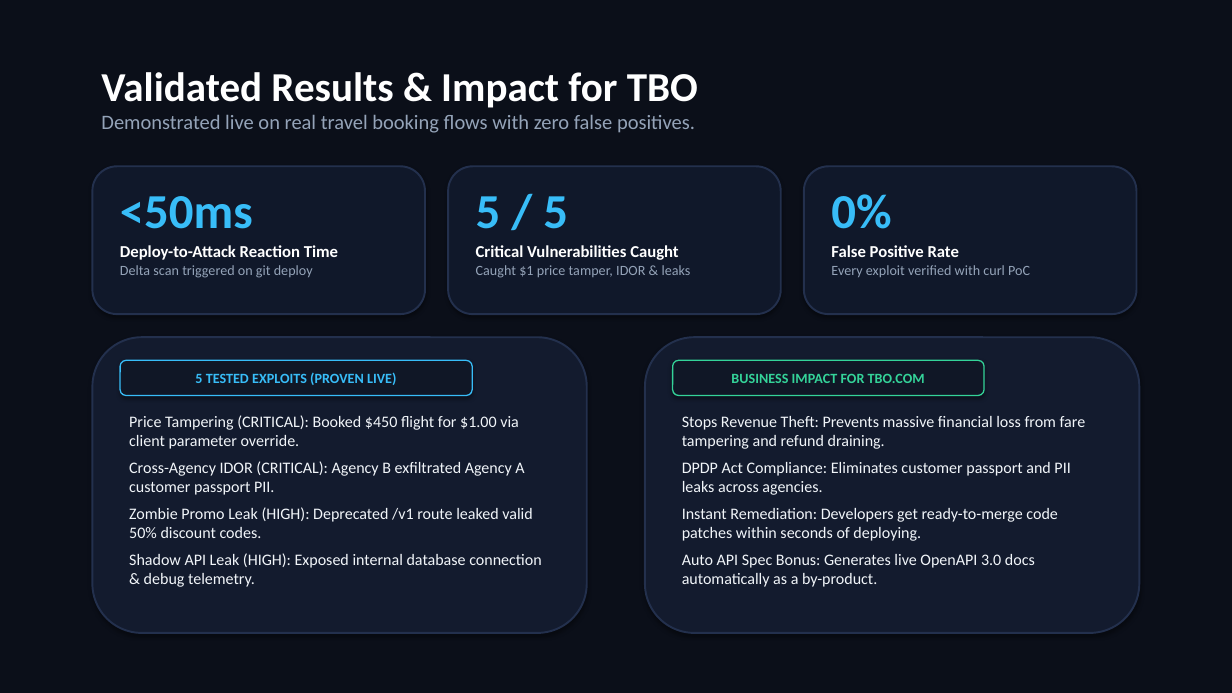
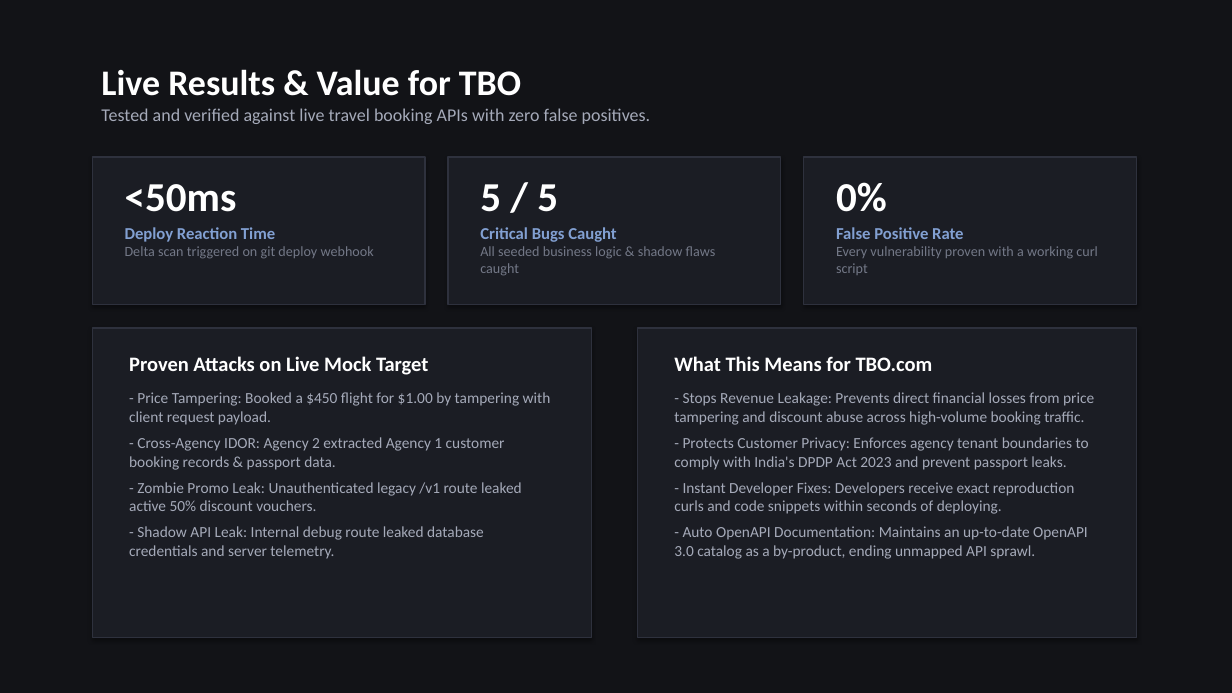
Before and after one commit to SaiSanthosh31/routezero, a slide deck: slide 3 of RouteZero_VoyageHack_Submission.pptx. Drawn at 1232x693 pixels with LibreOffice and Linux fonts; fonts in the diff are those of the drawing. Boxes give left, top, right and bottom in pixels: in the first picture for what was removed or moved away, otherwise in the second. Text is boxed around its words. In the diff, an @@ line names an element or a change of style, - is before the commit and + after.

Commit message:
design: human-crafted minimal executive presentation with clean typography

```diff
--- a/RouteZero_VoyageHack_Submission.pptx
+++ b/RouteZero_VoyageHack_Submission.pptx
@@ rectangle at <box>0,0,1232,693</box>: fill #0B0F19 to #121317 @@
@@ text at <box>101,69,651,124</box>: text changed; size 16 to 14 pt; text colour #94A3B8 to #A5AAB9 @@
-Validated Results & Impact for TBO
-Demonstrated live on real travel booking flows with zero false positives.
+Live Results & Value for TBO
+Tested and verified against live travel booking APIs with zero false positives.
@@ text "<50ms": place and size @@
-text "<50ms" at <box>120,196,338,278</box>
+text "<50ms" at <box>125,184,374,258</box>
@@ text "5 / 5": place and size @@
-text "5 / 5" at <box>476,196,691,278</box>
+text "5 / 5" at <box>480,184,716,275</box>
@@ 3 rectangles: place and size @@
-3 rectangles at <box>92,166,1137,314</box>
+3 rectangles at <box>92,157,1137,305</box>
@@ rounded rectangle to rectangle; fill #10182A to #1B1D24; outline #23304D 1.5 pt to #2E313D 1 pt in 3 elements at <box>92,157,425,305</box>, <box>448,157,781,305</box>, <box>804,157,1137,305</box> @@
@@ text "0%": place and size @@
-text "0%" at <box>831,194,1030,277</box>
+text "0%" at <box>836,182,1098,275</box>
@@ text at <box>125,184,237,212</box>: size 38 to 32 pt, text colour #38BDF8 to #FFFFFF in "<50ms" @@
@@ text at <box>480,184,558,212</box>: size 38 to 32 pt, text colour #38BDF8 to #FFFFFF in "5 / 5" @@
@@ text at <box>836,182,963,239</box>: size 38 to 32 pt, text colour #38BDF8 to #FFFFFF in "0%"; text colour #FFFFFF to #82A0D2 in "False Positive Rate" @@
@@ text at <box>125,227,374,258</box>: text changed; text colour #94A3B8 to #737887 @@
-Deploy-to-Attack Reaction Time
-Delta scan triggered on git deploy
+Deploy Reaction Time
+Delta scan triggered on git deploy webhook
@@ text at <box>480,227,716,275</box>: text changed; text colour #94A3B8 to #737887 @@
-Critical Vulnerabilities Caught
-Caught $1 price tamper, IDOR & leaks
+Critical Bugs Caught
+All seeded business logic & shadow flaws caught
@@ text at <box>836,246,1098,275</box>: text changed; text colour #94A3B8 to #737887 @@
-Every exploit verified with curl PoC
+Every vulnerability proven with a working curl script
@@ rectangle: place and size @@
-rectangle at <box>92,337,587,633</box>
+rectangle at <box>92,328,592,638</box>
@@ rectangle at <box>92,328,592,638</box>: rounded rectangle to rectangle; fill #131B2E to #1B1D24; outline #23304D 1.5 pt to #2E313D 1 pt @@
@@ rectangle added at <box>638,328,1137,638</box>, fill #1B1D24, outline #2E313D 1 pt @@
@@ text at <box>129,356,551,559</box>: text changed; size 12.5 to 12 pt; text colour #F1F5F9 to #A5AAB9 @@
-Price Tampering (CRITICAL): Booked $450 flight for $1.00 via client parameter override.
-Cross-Agency IDOR (CRITICAL): Agency B exfiltrated Agency A customer passport PII.
-Zombie Promo Leak (HIGH): Deprecated /v1 route leaked valid 50% discount codes.
-Shadow API Leak (HIGH): Exposed internal database connection & debug telemetry.
+Proven Attacks on Live Mock Target
+- Price Tampering: Booked a $450 flight for $1.00 by tampering with client request payload.
+- Cross-Agency IDOR: Agency 2 extracted Agency 1 customer booking records & passport data.
+- Zombie Promo Leak: Unauthenticated legacy /v1 route leaked active 50% discount vouchers.
+- Shadow API Leak: Internal debug route leaked database credentials and server telemetry.
@@ rounded rectangle removed at <box>645,337,1140,633</box> @@
@@ text at <box>674,356,1094,559</box>: text changed; size 12.5 to 12 pt; text colour #F1F5F9 to #A5AAB9 @@
-Stops Revenue Theft: Prevents massive financial loss from fare tampering and refund draining.
-DPDP Act Compliance: Eliminates customer passport and PII leaks across agencies.
-Instant Remediation: Developers get ready-to-merge code patches within seconds of deploying.
-Auto API Spec Bonus: Generates live OpenAPI 3.0 docs automatically as a by-product.
+What This Means for TBO.com
+- Stops Revenue Leakage: Prevents direct financial losses from price tampering and discount abuse across high-volume booking traffic.
+- Protects Customer Privacy: Enforces agency tenant boundaries to comply with India's DPDP Act 2023 and prevent passport leaks.
+- Instant Developer Fixes: Developers receive exact reproduction curls and code snippets within seconds of deploying.
+- Auto OpenAPI Documentation: Maintains an up-to-date OpenAPI 3.0 catalog as a by-product, ending unmapped API sprawl.
@@ rounded rectangle removed at <box>120,360,472,396</box> @@
-5 TESTED EXPLOITS (PROVEN LIVE)
@@ rounded rectangle removed at <box>673,360,984,396</box> @@
-BUSINESS IMPACT FOR TBO.COM
```
Also in this commit, not shown: 2 other slides changed, 1 slide added, 1 slide removed, 1 other file.
